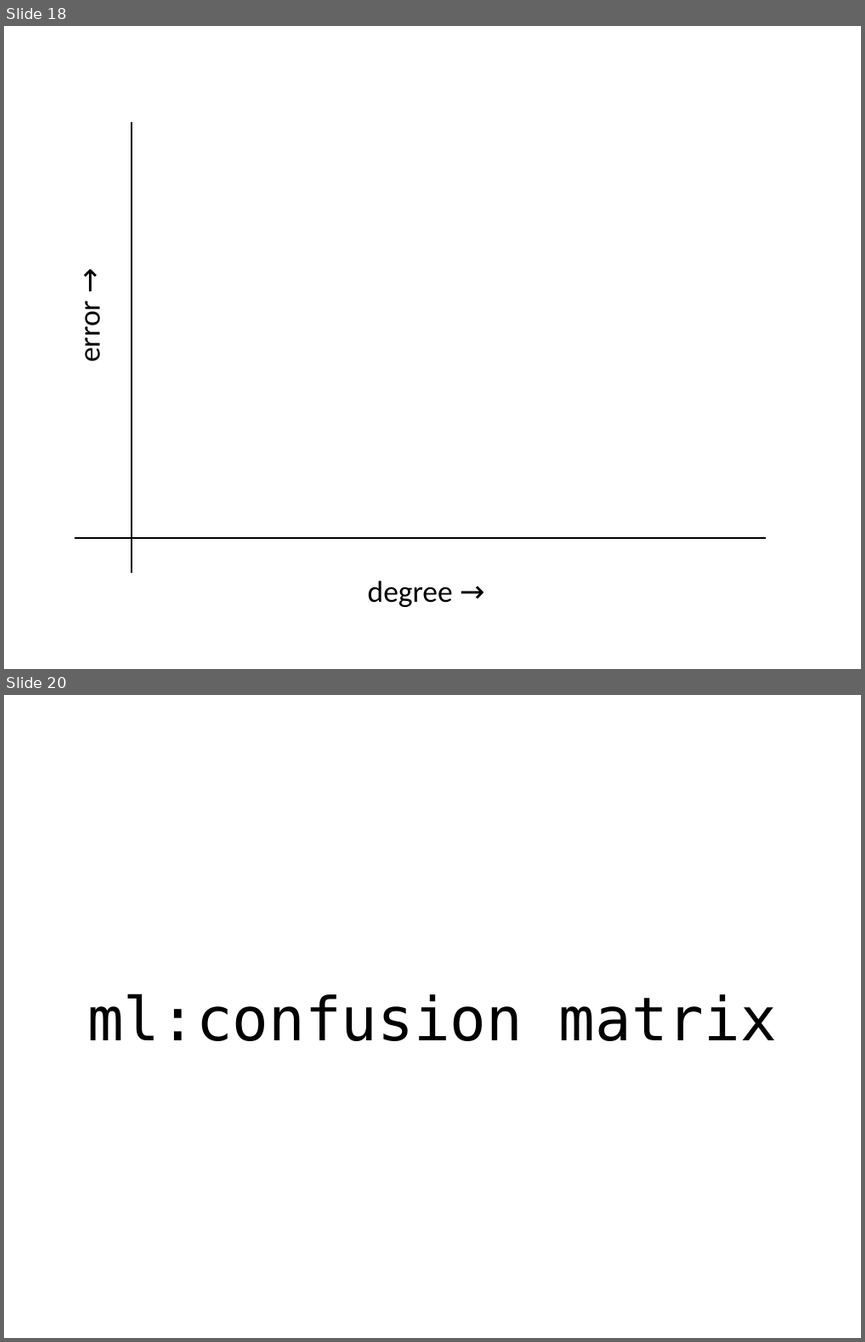
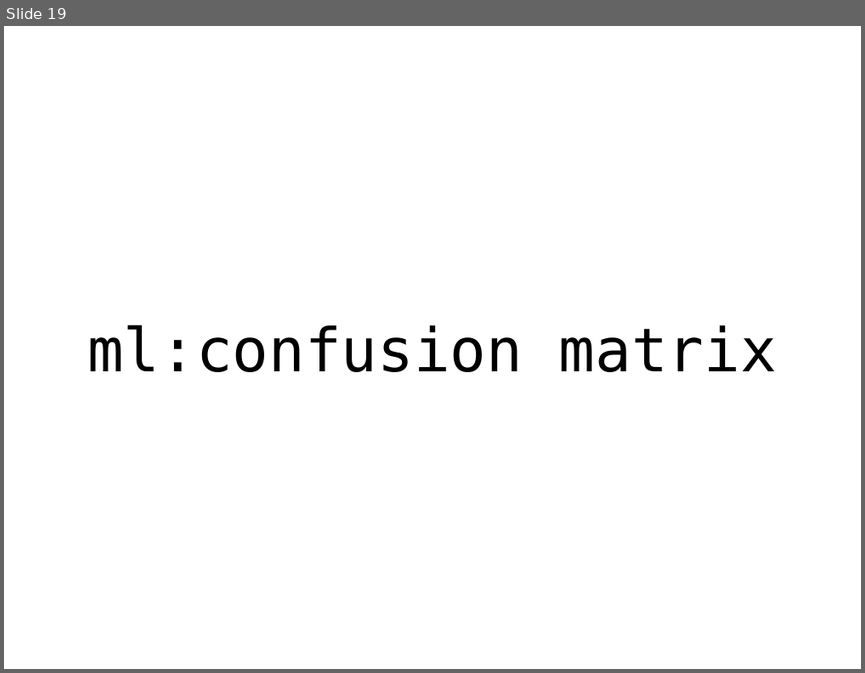
Before and after one commit to hanze-hbo-ict/Machine-Learning, a slide deck: docs/lectures/wk5/ML_wk5_Modeleval_tuning.pptx. Shown one above the other, each under a label of ours: slides 18 and 20 before the commit, slide 19 after it; the slides between them are not shown. The pictures are 865x1342 and 865x673 pixels, drawn with LibreOffice and Linux fonts; fonts in the diff are those of the drawing. Boxes give left, top, right and bottom in pixels: in the first picture for what was removed or moved away, otherwise in the second. Text is boxed around its words. In the diff, an @@ line names an element or a change of style, - is before the commit and + after.

Commit message:
Preparations for Lecture 5

```diff
--- a/docs/lectures/wk5/ML_wk5_Modeleval_tuning.pptx
+++ b/docs/lectures/wk5/ML_wk5_Modeleval_tuning.pptx
@@ slide 18 removed at [4,26,861,669], background #FFFFFF @@
@@ line removed from (132, 573) to (132, 122) @@
@@ text removed at [71,306,108,361] @@
-error →
@@ line removed from (75, 538) to (766, 538) @@
@@ text removed at [368,580,453,607] @@
-degree →
@@ what was slide 20 is now slide 19 @@
```
Also in this commit, not shown: 3 other files.
